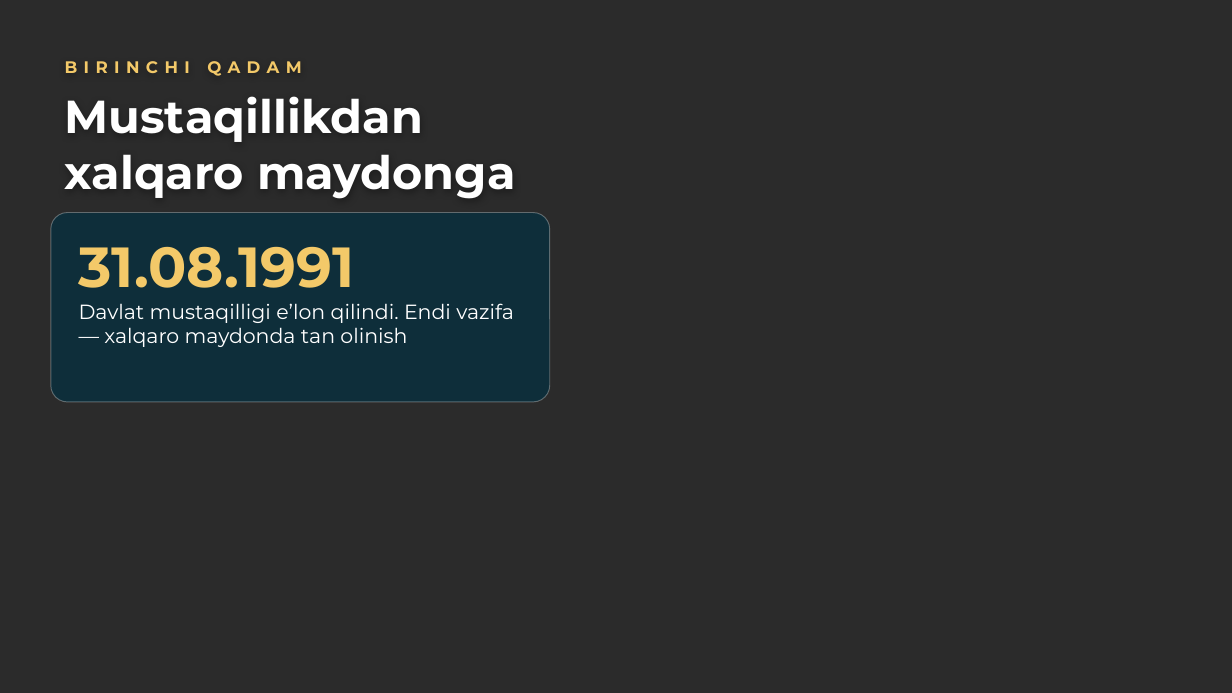
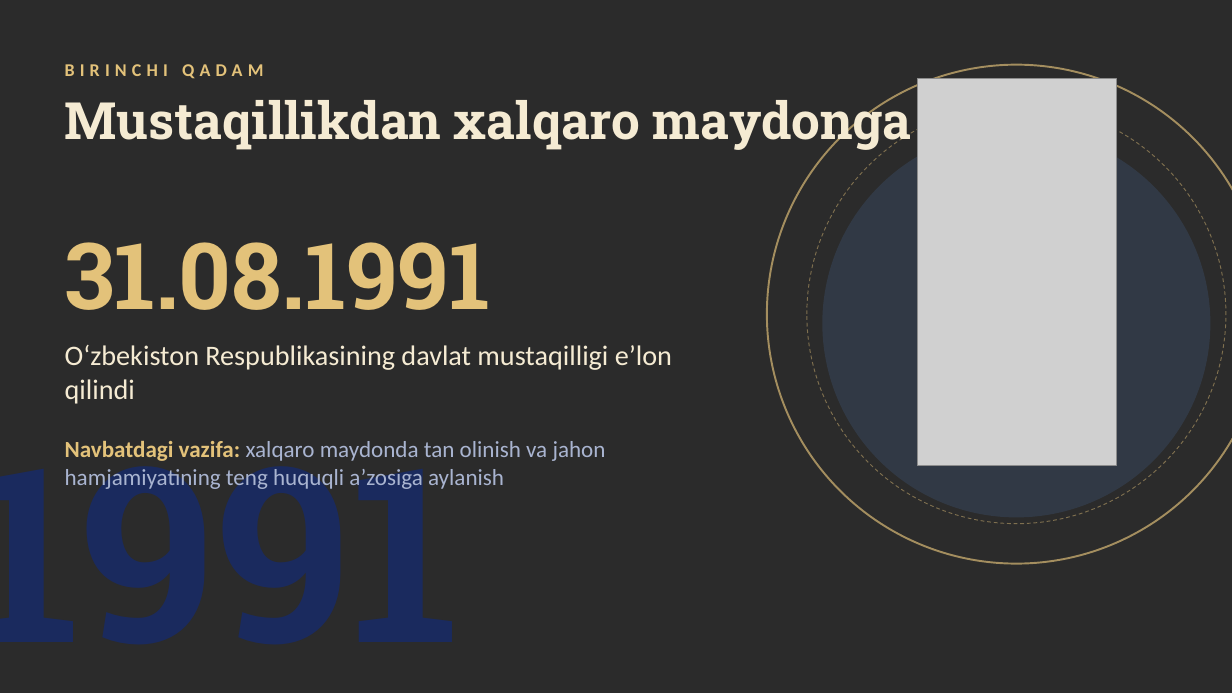
Before and after one commit to mmuhammadovv/mustaqil_ish_ay, a slide deck: slide 2 of alohida/BMT_himoya.pptx. Drawn at 1232x693 pixels with LibreOffice and Linux fonts; fonts in the diff are those of the drawing; grey boxes stand for pictures; background and template pictures are left out; a plain dark background stands for a picture behind light text. Boxes give left, top, right and bottom in pixels: in the first picture for what was removed or moved away, otherwise in the second. Text is boxed around its words. In the diff, an @@ line names an element or a change of style, - is before the commit and + after.

```diff
--- a/alohida/BMT_himoya.pptx
+++ b/alohida/BMT_himoya.pptx
@@ text "BIRINCHI QADAM" at box(65, 64, 263, 79): size 13 to 14 pt, font Montserrat to Calibri, text colour #F3C969 to #E3C27A, letter spacing 5 to 4 pt @@
@@ text "Mustaqillikdan xalqaro maydonga" at box(65, 91, 912, 151): size 36 to 40 pt, font Montserrat to Roboto Slab, text colour #FFFFFF to #F5EBD3 @@
@@ ellipse added at box(767, 65, 1232, 564), outline #E3C27A 1.5 pt @@
@@ picture added at box(918, 79, 1116, 466) @@
@@ ellipse added at box(807, 104, 1226, 524), outline #E3C27A 0.75 pt dashed @@
@@ ellipse added at box(823, 129, 1211, 518), fill #5B92E5 at 14% opacity @@
@@ rounded rectangle removed at box(51, 213, 550, 402) @@
@@ text added at box(65, 242, 490, 310), 72 pt, text #E3C27A, bold @@
+31.08.1991
@@ text removed at box(79, 246, 514, 347) @@
-31.08.1991
-Davlat mustaqilligi eʼlon qilindi. Endi vazifa — xalqaro maydonda tan olinish
@@ text added at box(65, 345, 672, 404), 22 pt, text #F5EBD3 @@
+Oʻzbekiston Respublikasining davlat mustaqilligi eʼlon qilindi
@@ text added at box(0, 441, 459, 644), 190 pt, text #1A2A5E, bold @@
+1991
@@ text added at box(65, 441, 606, 491), 18 pt, text #A9B4D0 @@
+Navbatdagi vazifa: xalqaro maydonda tan olinish va jahon hamjamiyatining teng huquqli aʼzosiga aylanish
```
Also in this commit, not shown: 8 other slides changed, 1 slide removed, 3 other files.
